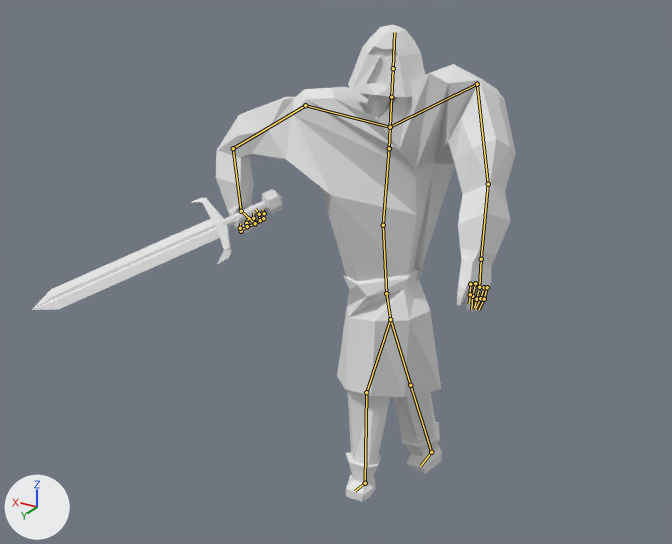
What one commit did to the Blender file models/fighter/fighter.blend.
Camera for both pictures: a 50 mm lens placed at (-5.29, 17.86, 4.28), pointed at (0.57, 8.11, -0.6). Lighting does not change. The marker at lower left points along +X, +Y and +Z. Both versions are drawn at frame 262 of the action 'ArmatureAction.001'; the numbers are the values there. The bones that bend it are drawn over the model as lines.
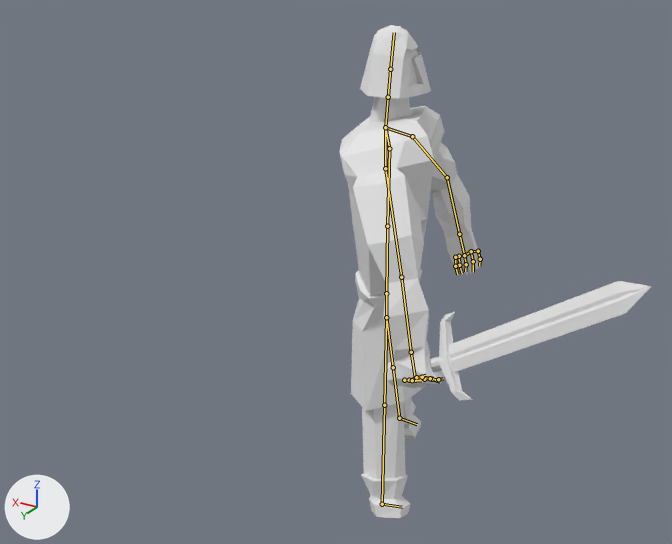
Location of each change, [x1, y1, x2, y2] in pixels of the pictures (672 x 544 px):
'Cube.001', posed (35% narrower)
    before: [32, 24, 516, 502]
    after: [339, 25, 652, 518]
bone 'Bone', root to tip
    before: (386, 293) to (383, 225)
    after: (386, 293) to (387, 226)
bone 'Bone.002', root to tip
    before: (389, 148) to (390, 127)
    after: (389, 148) to (385, 127)
bone 'Bone.021', root to tip
    before: (241, 211) to (255, 223)
    after: (411, 352) to (415, 380)
bone 'Bone.009', root to tip
    before: (390, 127) to (391, 97)
    after: (385, 127) to (388, 97)
bone 'Bone.010', root to tip
    before: (391, 97) to (393, 68)
    after: (388, 97) to (390, 69)
bone 'Bone.012', root to tip
    before: (386, 293) to (390, 319)
    after: (386, 293) to (386, 317)

The edits, one by one:
Bone 'Bone' (bone_bone) turns from (0, -86, 0) to (0, -46, 0) degrees about its own x, y and z.
Bone 'Bone.002' (bone_bone_002) turns from (-79, -101, 82) to (5, -25, -1) degrees about its own x, y and z.
Bone 'Bone.021' (bone_bone_021) turns from (73, 38, 31) to (-2, 36, -4) degrees about its own x, y and z.
Bone 'Bone.009' (bone_bone_009) turns from (2, -10, 2) to (1, -27, 2) degrees about its own x, y and z.
Bone 'Bone.010' (bone_bone_010) turns from (-1, 19, 0) to (0, 0, 0) degrees about its own x, y and z.
Bone 'Bone.012' (bone_bone_012) turns from (78, 93, 74) to (4, 45, -1) degrees about its own x, y and z.
Bone 'handIK.R' (bone_handik_r) moves from (3.65, -1.3, 0.8) to (0.32, 0.01, 0.09).
Bone 'elbowIK.L' (bone_elbowik_l) moves from (1.96, 1.07, 2.2) to (0.26, -0.4, 0.19).
Bone 'handIK.R.001' (bone_handik_r_001) moves from (-3.34, -0.89, 1.02) to (-1.88, -3.65, 0.13).
Bone 'elbowIK.L.001' (bone_elbowik_l_001) moves from (0.79, -0.56, -1.91) to (3.79, 0.06, -1.14).
Bone 'footIK.R' (bone_footik_r) moves from (0.81, -0.87, 0.1) to (0.3, -1.29, 0.11).
Bone 'footIK.R.001' (bone_footik_r_001) moves from (-1.16, 0.25, -0.07) to (-0.36, 0.76, -0.05).
